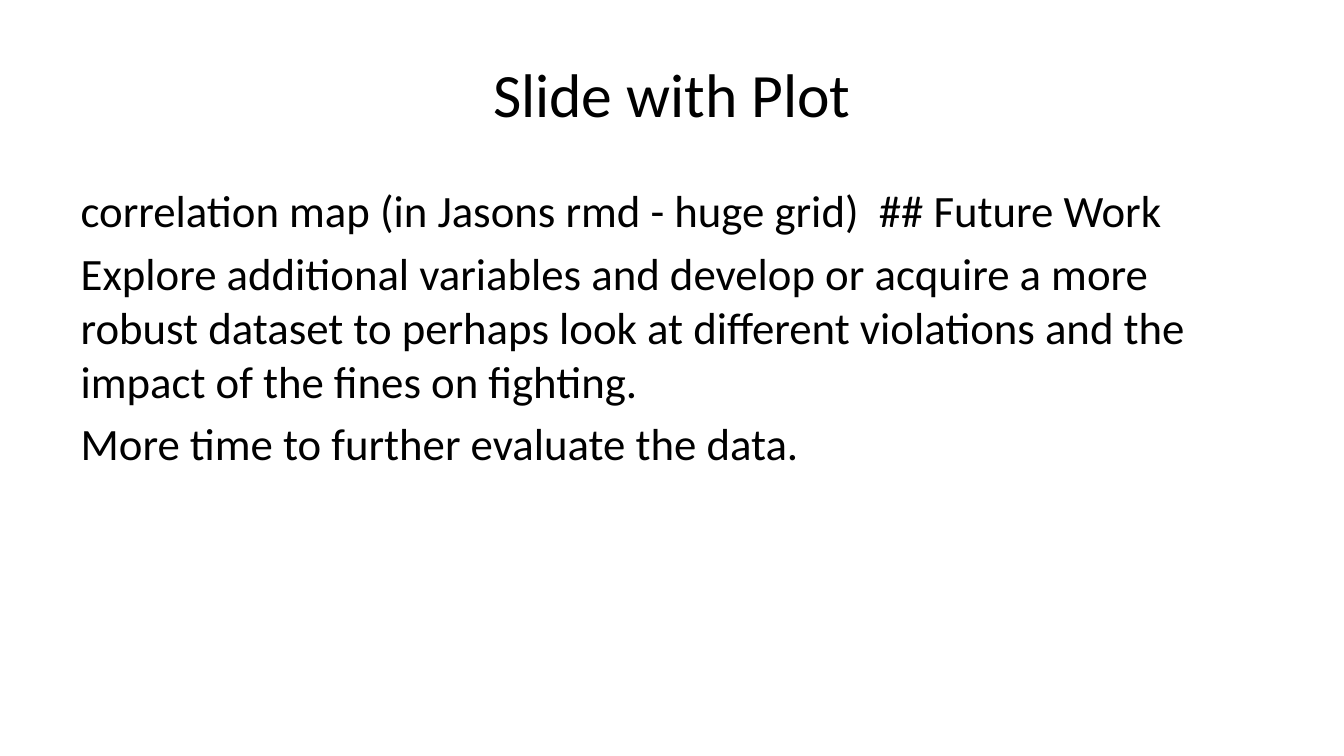
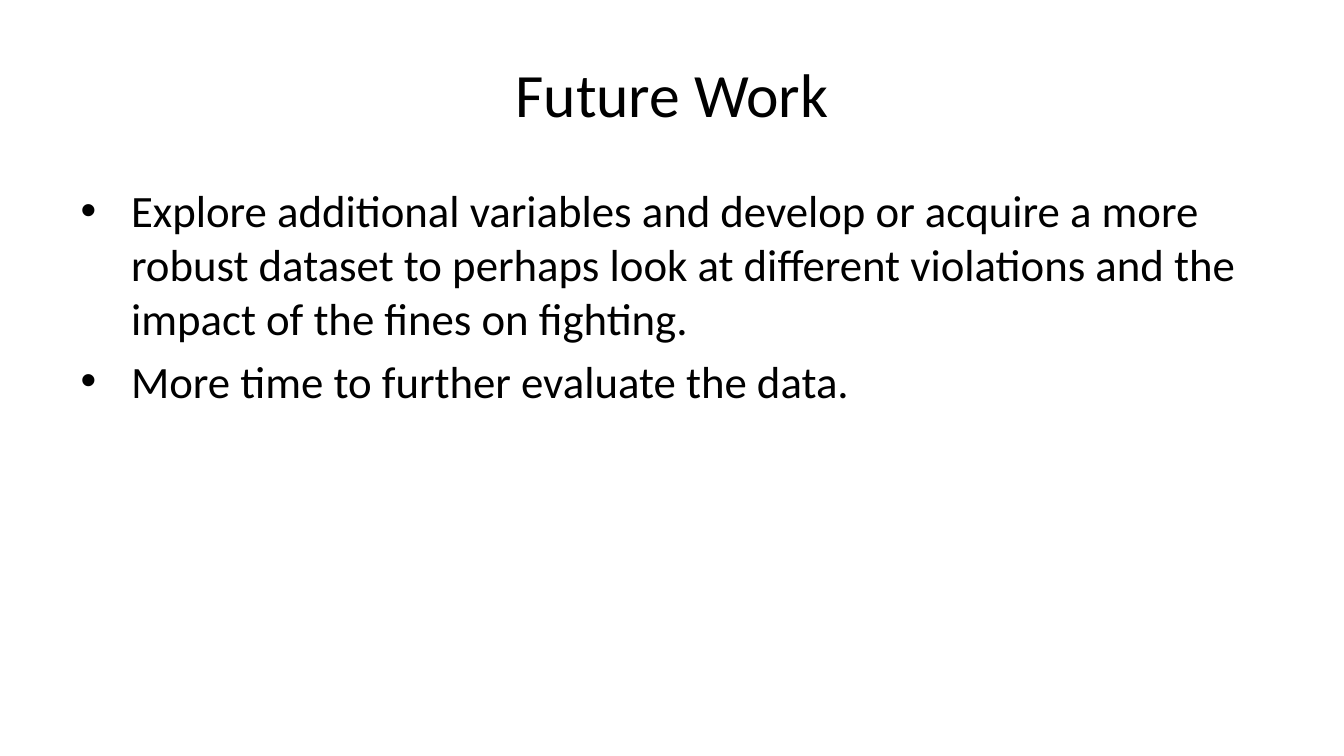
Before and after one commit to jason-nero/project-1, a slide deck: slide 12 of TermProject_Presentationv3.pptx (slide 11 before the commit). Drawn at 1344x756 pixels with LibreOffice and Linux fonts; fonts in the diff are those of the drawing. Boxes give left, top, right and bottom in pixels: in the first picture for what was removed or moved away, otherwise in the second. Text is boxed around its words. In the diff, an @@ line names an element or a change of style, - is before the commit and + after.

```diff
--- a/TermProject_Presentationv3.pptx
+++ b/TermProject_Presentationv3.pptx
@@ title at [515, 74, 828, 118]: text changed @@
-Slide with Plot
+Future Work
@@ text "Explore additional variables and develop ..." at [131, 196, 1235, 399]: bullet none to • @@
@@ text at [81, 194, 1162, 235]: paragraph removed @@
-correlation map (in Jasons rmd - huge grid) ## Future Work
```
Also in this commit, not shown: 2 other slides changed, 3 slides added, 2 slides removed, 1 other file.
